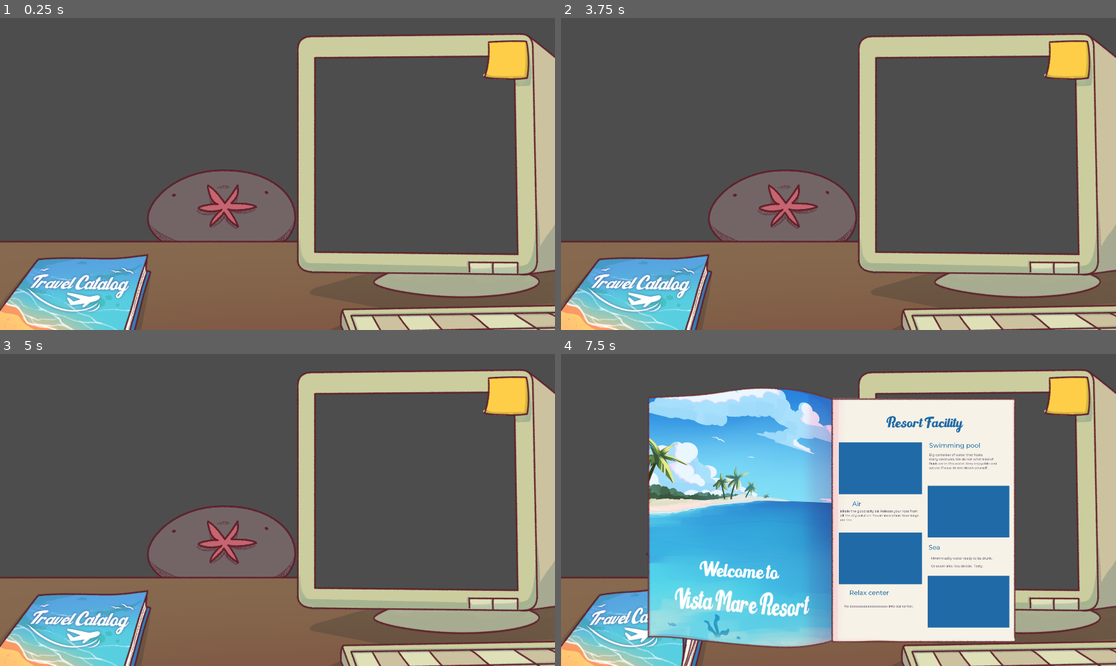
Above: before the commit, frames 1-4 (two rows, left to right).
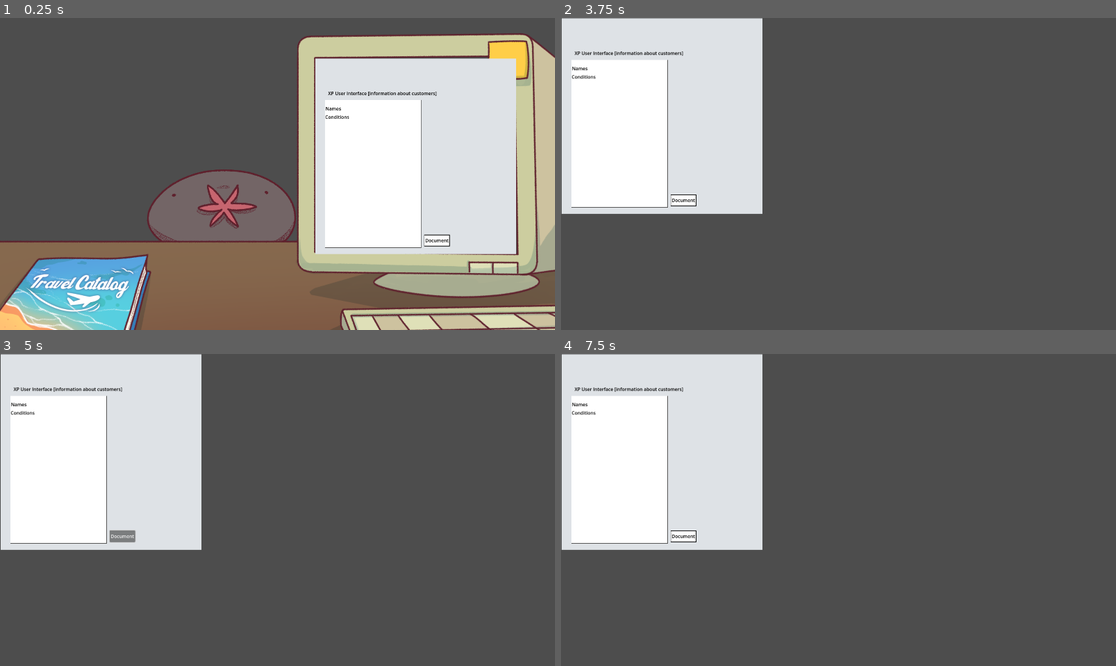
Above: after the commit, the same moments.

Repository: AgonGuri/vacation_please
Game: Godot game, scene res://scenes/main_layout.tscn
Two runs of this game, one before a commit and one after it. Both use one fixed random seed, a clock stepped at 60 frames per second and the inputs below. This scene is started directly instead of the project's main scene.
Inputs (mouse positions are in pixels of both pictures, inside the frame that each line leads up to):
- Up to frame 1 (0.25 s): no input
- Up to frame 2 (3.75 s): click (638, 273) at 0.5 s; click (999, 239) at 1.25 s, where only the run after the commit has a clickable "Document"; click (932, 117) at 2 s, where only the run after the commit has a clickable "Conditions"; click (932, 108) at 2.75 s, where only the run after the commit has a clickable "Names"; click (1060, 92) at 3.5 s, where only the run after the commit has a clickable "Go Back"
- Up to frame 3 (5 s): click (122, 534) at 4.25 s, where only the run after the commit has a clickable "Document"
- Up to frame 4 (7.5 s): click (616, 413) at 5 s, where only the run after the commit has a clickable "Conditions"; click (616, 403) at 5.75 s, where only the run after the commit has a clickable "Names"; click (744, 388) at 6.5 s, where only the run after the commit has a clickable "Go Back"; click (638, 609) at 7.27 s

The runs differ from the first frame. In frame 1, 23% of the frame differs, in the area x 56-93%, y 12-76%; in frame 2, 64%; in frame 3, 64%; in frame 4, 86%, in the area x 0-100%, y 0-100%.

Commit message:
changed stuff

Diff:
--- a/scenes/main_layout.tscn
+++ b/scenes/main_layout.tscn
@@ -7,6 +7,7 @@
 [ext_resource type="Texture2D" uid="uid://svr384p4hlgd" path="res://Assets/interactable/catalog_2.png" id="3_4jnhx"]
 [ext_resource type="Texture2D" uid="uid://cemoejxtwyj6t" path="res://Assets/interactable/catalog.png" id="4_4jnhx"]
 [ext_resource type="Script" uid="uid://bbqlr045k8se6" path="res://scripts/catalogue.gd" id="5_f6vs1"]
+[ext_resource type="PackedScene" uid="uid://cfy5c3hbdy03k" path="res://scenes/pc_ui.tscn" id="8_4m2lt"]
 
 [node name="main_layout" type="Node2D"]
 script = ExtResource("1_cq4yi")
@@ -31,3 +32,10 @@
 visible = false
 position = Vector2(936, -113)
 texture = ExtResource("4_4jnhx")
+
+[node name="MainUI" parent="." instance=ExtResource("8_4m2lt")]
+anchors_preset = 15
+offset_left = 1088.0
+offset_top = 139.0
+offset_right = 1782.0
+offset_bottom = 816.0
--- a/scripts/customers/1.tres
+++ b/scripts/customers/1.tres
@@ -10,7 +10,6 @@
 portrait = ExtResource("1_njxdw")
 condition = "broken leg"
 price = 1500
-max_payout = 1000
 insured = true
 is_lying = true
 lie = "Price"
--- a/scripts/customers/10.tres
+++ b/scripts/customers/10.tres
@@ -10,7 +10,6 @@
 portrait = ExtResource("1_bfbi2")
 condition = "broken tail"
 price = 2080
-max_payout = 1000
 insured = true
 is_lying = true
 lie = "Condition"
--- a/scripts/customers/11.tres
+++ b/scripts/customers/11.tres
@@ -10,7 +10,6 @@
 portrait = ExtResource("1_2rfeu")
 condition = "Eye Surgery"
 price = 4950
-max_payout = 5000
 insured = true
 is_lying = true
 lie = "Condition"
--- a/scripts/customers/12.tres
+++ b/scripts/customers/12.tres
@@ -10,7 +10,6 @@
 portrait = ExtResource("1_3i5y8")
 condition = "hyposensibilisation against wasp venom"
 price = 8600
-max_payout = 10000
 is_lying = true
 lie = "Insured"
 metadata/_custom_type_script = "uid://gekfvna5qo3b"
--- a/scripts/customers/13.tres
+++ b/scripts/customers/13.tres
@@ -10,7 +10,6 @@
 portrait = ExtResource("1_o0b2y")
 condition = "birth through seperation of his brother"
 price = 45000
-max_payout = 1100
 insured = true
 is_lying = true
 lie = "Condition"
--- a/scripts/customers/14.tres
+++ b/scripts/customers/14.tres
@@ -10,6 +10,5 @@
 portrait = ExtResource("1_d5bt0")
 condition = "Schizophrenic Paranoia & Dissociative Identity Disorder"
 price = 10500
-max_payout = 50
 insured = true
 metadata/_custom_type_script = "uid://gekfvna5qo3b"
--- a/scripts/customers/15.tres
+++ b/scripts/customers/15.tres
@@ -10,6 +10,5 @@
 portrait = ExtResource("1_yexls")
 condition = "Phsychotherapy concerning sexual issues"
 price = 18000
-max_payout = 50
 insured = true
 metadata/_custom_type_script = "uid://gekfvna5qo3b"
--- a/scripts/customers/16.tres
+++ b/scripts/customers/16.tres
@@ -10,7 +10,6 @@
 portrait = ExtResource("1_jllbb")
 condition = "Nasal recorrection"
 price = 6000
-max_payout = 3700
 insured = true
 is_lying = true
 lie = "Price"
--- a/scripts/customers/18.tres
+++ b/scripts/customers/18.tres
@@ -10,6 +10,5 @@
 portrait = ExtResource("1_yhy58")
 condition = "caring for her mentally disabled brother"
 price = 30345
-max_payout = -230
 insured = true
 metadata/_custom_type_script = "uid://gekfvna5qo3b"
--- a/scripts/customers/2.tres
+++ b/scripts/customers/2.tres
@@ -10,6 +10,5 @@
 portrait = ExtResource("1_acl37")
 condition = "cataract"
 price = 6495
-max_payout = 5000
 insured = true
 metadata/_custom_type_script = "uid://gekfvna5qo3b"
--- a/scripts/customers/3.tres
+++ b/scripts/customers/3.tres
@@ -10,5 +10,4 @@
 portrait = ExtResource("1_g7npb")
 condition = "nasal cancer"
 price = 3500
-max_payout = 15000
 metadata/_custom_type_script = "uid://gekfvna5qo3b"
--- a/scripts/customers/4.tres
+++ b/scripts/customers/4.tres
@@ -10,7 +10,6 @@
 portrait = ExtResource("1_aeg6y")
 condition = "Borelliosis"
 price = 670
-max_payout = 750
 insured = true
 is_lying = true
 lie = "Name"
--- a/scripts/customers/5.tres
+++ b/scripts/customers/5.tres
@@ -10,6 +10,5 @@
 portrait = ExtResource("1_wscwr")
 condition = "Borelliosis"
 price = 670
-max_payout = 750
 insured = true
 metadata/_custom_type_script = "uid://gekfvna5qo3b"
--- a/scripts/customers/6.tres
+++ b/scripts/customers/6.tres
@@ -10,6 +10,5 @@
 portrait = ExtResource("1_rmgh3")
 condition = "Giant Lightbulb in the trunk"
 price = 1105
-max_payout = 1100
 insured = true
 metadata/_custom_type_script = "uid://gekfvna5qo3b"
--- a/scripts/customers/7.tres
+++ b/scripts/customers/7.tres
@@ -10,6 +10,5 @@
 portrait = ExtResource("1_ynwte")
 condition = "nicked feathers"
 price = 50
-max_payout = 3700
 insured = true
 metadata/_custom_type_script = "uid://gekfvna5qo3b"
--- a/scripts/customers/8.tres
+++ b/scripts/customers/8.tres
@@ -10,6 +10,5 @@
 portrait = ExtResource("1_i75cu")
 condition = "getting operated out of a dog"
 price = 670
-max_payout = 1100
 insured = true
 metadata/_custom_type_script = "uid://gekfvna5qo3b"
--- a/scripts/pc_ui.gd
+++ b/scripts/pc_ui.gd
@@ -91,6 +91,7 @@
 	#//done_button.pressed.disconnect_all()
 
 func on_back_button_pressed():
+	#change plis
 	get_tree().change_scene_to_file("res://scenes/pc_ui.tscn")
 
 func on_done_button_pressed():
Not shown: 1 places in scenes/main_layout.tscn that only renumber resources
